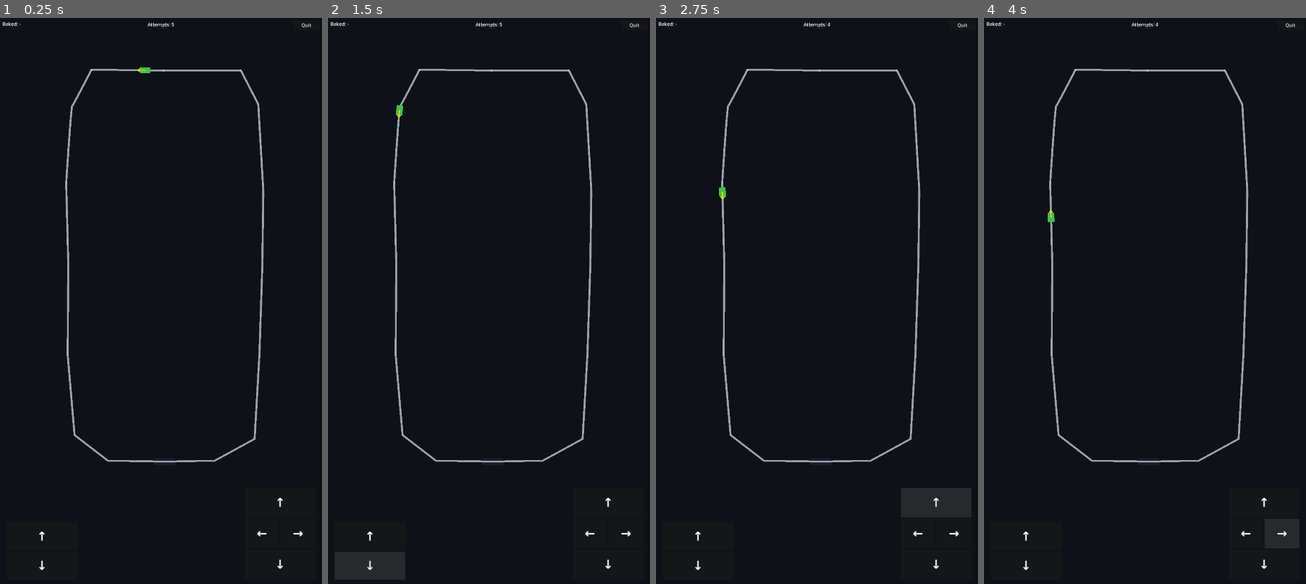
Above: before the commit, frames 1-4 (left to right).
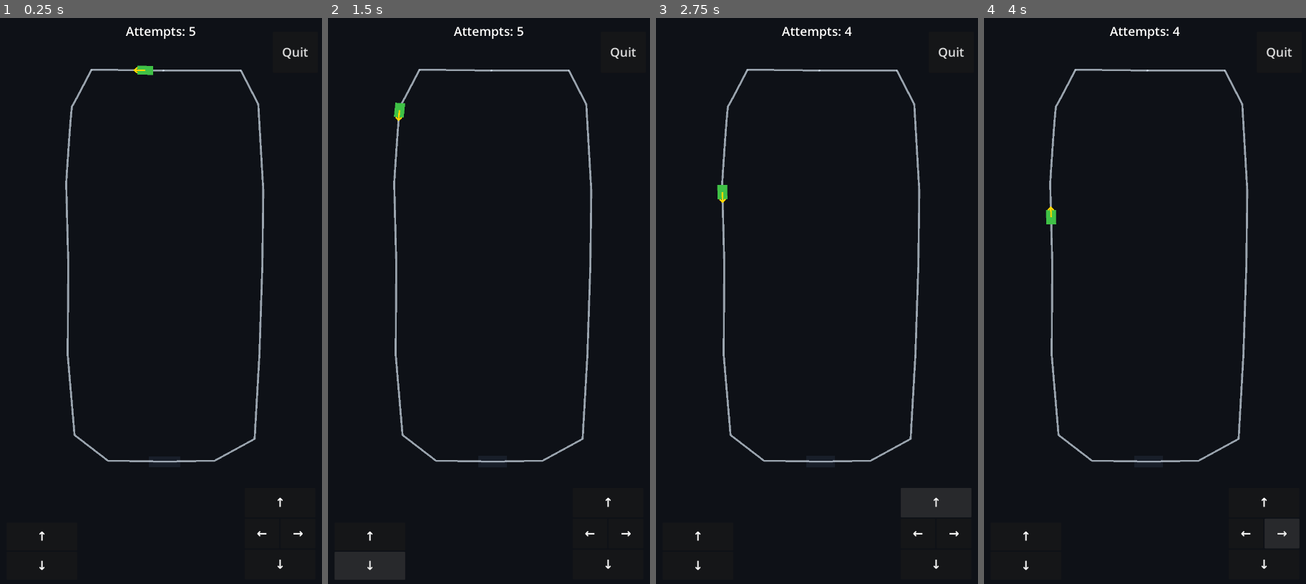
Above: after the commit, the same moments.

Repository: CodingKitts/Rush-The-Pile
Game: Godot game, scene res://scenes/PathFlowDemo.tscn
The game is run twice, just before and just after one commit, with the same random seed, the same clock (stepped at 60 frames per second) and the same inputs.
Inputs:
- Up to frame 1 (0.25 s): no input
- Up to frame 2 (1.5 s): click "↑" at 0.5 s; click "↓" at 1.25 s
- Up to frame 3 (2.75 s): click "↑" at 2 s
- Up to frame 4 (4 s): click "←" at 2.75 s; click "→" at 3.5 s

The runs differ from the first frame. In frame 1, 0.4% of the frame differs, in the area x 0-97%, y 0-11%; in frame 2, 0.4%, in the area x 0-97%, y 0-19%; in frame 3, 0.4%; in frame 4, 0.4%.

Commit message:
Updated UI

Diff:
--- a/godot/scenes/PathFlowDemo.tscn
+++ b/godot/scenes/PathFlowDemo.tscn
@@ -41,11 +41,11 @@
 [node name="Block" type="Polygon2D" parent="World/Path/BlockFollow"]
 color = Color(0.247059, 0.760784, 0.278431, 1)
 antialiased = true
-polygon = PackedVector2Array(-16, -10, 16, -10, 16, 10, -16, 10)
+polygon = PackedVector2Array(-24, -15, 24, -15, 24, 15, -24, 15)
 
 [node name="FlowArrow" type="Line2D" parent="World/Path/BlockFollow"]
-points = PackedVector2Array(0, 0, 22, 0, 16, -6, 22, 0, 16, 6)
-width = 3.0
+points = PackedVector2Array(0, 0, 33, 0, 24, -9, 33, 0, 24, 9)
+width = 5.0
 default_color = Color(1, 0.847059, 0, 1)
 
 [node name="DetectionBlock" type="Node2D" parent="World/Path"]
@@ -170,15 +170,20 @@
 anchors_preset = 5
 anchor_left = 0.5
 anchor_right = 0.5
-offset_left = -80.0
+offset_left = -160.0
 offset_top = 8.0
-offset_right = 80.0
-offset_bottom = 36.0
+offset_right = 160.0
+offset_bottom = 80.0
+theme_override_colors/font_color = Color(1, 1, 1, 1)
+theme_override_colors/font_outline_color = Color(0, 0, 0, 1)
+theme_override_constants/outline_size = 2
+theme_override_font_sizes/font_size = 42
 text = "Attempts: 5"
 horizontal_alignment = 1
 vertical_alignment = 1
 
 [node name="PathDebug" type="Label" parent="UI"]
+visible = false
 offset_left = 8.0
 offset_top = 8.0
 offset_right = 208.0
@@ -188,14 +193,17 @@
 path_node = NodePath("../World/Path")
 
 [node name="QuitButton" type="Button" parent="UI"]
-anchors_preset = 1
-anchor_left = 1.0
-anchor_right = 1.0
-offset_left = -96.0
+anchors_preset = -1
+anchor_left = 0.84
+anchor_top = 0.02
+anchor_right = 0.995
+anchor_bottom = 0.1
+offset_left = 8.0
 offset_top = 8.0
 offset_right = -8.0
-offset_bottom = 40.0
-focus_mode = 0
+offset_bottom = -8.0
+focus_mode = 0
+theme_override_font_sizes/font_size = 42
 text = "Quit"
 
 [connection signal="pressed" from="UI/UIRoot/SpeedControls/IncreaseSpeedButton" to="World/Path/BlockFollow" method="increase_speed"]
--- a/godot/scripts/PathDetectionBlock.gd
+++ b/godot/scripts/PathDetectionBlock.gd
@@ -13,6 +13,11 @@
 extends Node2D
 
 @export var size: Vector2 = Vector2(64, 24)
+# If true, the detection zone will dynamically scale to the current size of the target block's polygon AABB.
+# The final size will be block_size * scale_factors, clamped by min_size if provided.
+@export var auto_scale_with_block: bool = true
+@export var scale_factor: Vector2 = Vector2(2.0, 1.2)
+@export var min_size: Vector2 = Vector2(32, 16)
 # Make the detection zone translucent by default so the player can see the block through it
 # You can tweak these alphas in the Inspector. "base" is less opaque than "lit" for clarity.
 @export var base_color: Color = Color(0.2, 0.25, 0.35, 0.28)
@@ -41,12 +46,7 @@
 		_visual.owner = get_tree().edited_scene_root if Engine.is_editor_hint() else null
 	# Build a centered rectangle polygon
 	# Note: In Godot 4, PackedVector2Array expects an Array of Vector2, not varargs
-	_visual.polygon = PackedVector2Array([
-		Vector2(-_half_size.x, -_half_size.y),
-		Vector2(_half_size.x, -_half_size.y),
-		Vector2(_half_size.x, _half_size.y),
-		Vector2(-_half_size.x, _half_size.y)
-	])
+	_update_visual_polygon()
 	_visual.antialiased = true
 	_visual.color = base_color
 	# Ensure draw order keeps the moving block visible above the zone
@@ -90,6 +90,18 @@
 				is_inside = false
 				zone_exited.emit()
 				return
+
+	# Optionally auto-scale the zone to follow the block size
+	# Use a rotation-invariant size so that the zone doesn't grow/shrink as the block rotates while moving.
+	if auto_scale_with_block:
+		var block_size := _get_block_aabb_size_in_local()
+		if block_size.x > 0.0 and block_size.y > 0.0:
+			var desired := Vector2(max(min_size.x, block_size.x * scale_factor.x), max(min_size.y, block_size.y * scale_factor.y))
+			# Avoid excessive churn: only update when meaningfully different (~0.5px)
+			if (desired - size).length_squared() > 0.25:
+				size = desired
+				_half_size = size * 0.5
+				_update_visual_polygon()
 	# Prefer edge-based detection using the actual block polygon's AABB in local space.
 	var inside := _is_overlap_with_block()
 	_visual.color = lit_color if inside else base_color
@@ -156,3 +168,60 @@
 	# Inclusive AABB overlap check (touching counts as inside)
 	var separated := max_v.x < zone_min.x or min_v.x > zone_max.x or max_v.y < zone_min.y or min_v.y > zone_max.y
 	return not separated
+
+# Helper: rotation-invariant visual size of the target block's polygon in this node's local space.
+# Implementation detail:
+# - Get the polygon's bounds in its own local space (no rotation involved).
+# - Convert that size to this node's local space by applying the relative scale
+#   (block.global_scale / self.global_scale), component-wise and absolute.
+func _get_block_aabb_size_in_local() -> Vector2:
+	if _target_block == null:
+		return Vector2.ZERO
+	if _target_polygon == null or not is_instance_valid(_target_polygon):
+		# Try to refresh reference (reuse logic from _is_overlap_with_block)
+		_target_polygon = null
+		for child in _target_block.get_children():
+			if child is Polygon2D:
+				_target_polygon = child
+				break
+		if _target_polygon == null:
+			var candidate := _target_block.get_node_or_null("Block")
+			if candidate is Polygon2D:
+				_target_polygon = candidate
+	if _target_polygon == null:
+		return Vector2.ZERO
+	var poly: PackedVector2Array = _target_polygon.polygon
+	if poly.is_empty():
+		return Vector2.ZERO
+	# Compute local-space bounds (rotation-invariant)
+	var min_local := Vector2.INF
+	var max_local := -Vector2.INF
+	for v in poly:
+		if v.x < min_local.x:
+			min_local.x = v.x
+		if v.y < min_local.y:
+			min_local.y = v.y
+		if v.x > max_local.x:
+			max_local.x = v.x
+		if v.y > max_local.y:
+			max_local.y = v.y
+	var local_size := Vector2(max(0.0, max_local.x - min_local.x), max(0.0, max_local.y - min_local.y))
+
+	# Convert to this node's local space using relative scale, ignore rotation.
+	var block_scale := _target_polygon.global_scale.abs()
+	var self_scale := self.global_scale.abs()
+	# Prevent division by zero
+	self_scale.x = 1.0 if self_scale.x == 0.0 else self_scale.x
+	self_scale.y = 1.0 if self_scale.y == 0.0 else self_scale.y
+	var scale_ratio := Vector2(block_scale.x / self_scale.x, block_scale.y / self_scale.y)
+	return Vector2(local_size.x * scale_ratio.x, local_size.y * scale_ratio.y)
+
+func _update_visual_polygon() -> void:
+	if _visual == null:
+		return
+	_visual.polygon = PackedVector2Array([
+		Vector2(-_half_size.x, -_half_size.y),
+		Vector2(_half_size.x, -_half_size.y),
+		Vector2(_half_size.x, _half_size.y),
+		Vector2(-_half_size.x, _half_size.y)
+	])
